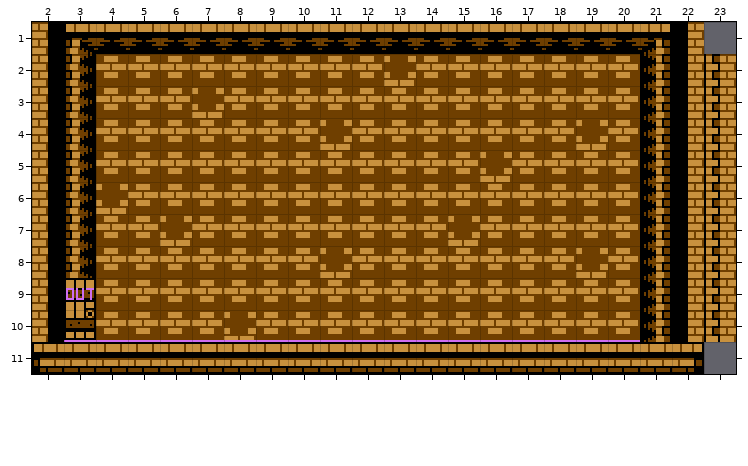
Two versions of a level (Tiled map, maps/house3.tmx). The picture above is the old version.
Cells are 16x16 px. Shown: x 2..23, y 1..11. Tiles whose own drawing changed are shown in their newer look in all pictures.
New version:
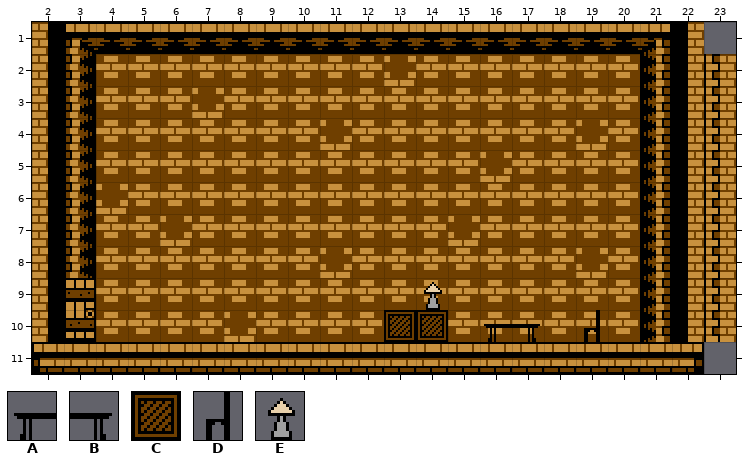
Key: from "vliiage": A 113, B 114, C 115, D 116, E 117.
_ is an empty cell.
Tiles of an added or newly shown layer are drawn over the layers below it.
Edits made:
layer "ground" opacity 100% -> 0%
layer "doors" opacity 100% -> 0%
Layer "objects" (added):
There is now tile A in row 10 at x 16.
There is now tile B in row 10 at x 17.
There is now tile C in row 10 at x 13 to 14.
There is now tile D in row 10 at x 19.
There is now tile E in row 9 at x 14.
